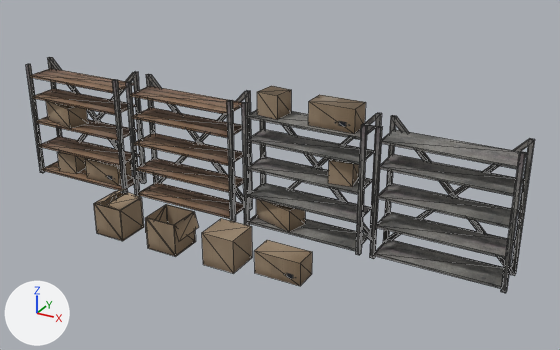
Before and after pictures for a commit that changed the glTF model godot/Assets/Storage room/PSX Storage Shelves Cardboard Boxes.glb.
Rendered twice from a camera (50 mm lens) standing at (6.37, -10.39, 6.15) and looking at (0.81, -0.28, 1.09). The axes (+X, +Y, +Z) are drawn at lower left. The lights are the same throughout. The picture after the commit comes second. Mesh edges are drawn as thin lines. Where no turn or scale is listed for an object, it has been applied to the vertices. Vertices at exactly the same position are counted once.

Objects in the first picture: 'Cardboard_box_01_Storage_Shelves_0', 'Cardboard_box_02_Storage_Shelves_0', 'Cardboard_box_03_Storage_Shelves_0', 'Cardboard_box_04_Storage_Shelves_0', 'Storage_Shelves_01_Storage_Shelves_0', 'Storage_Shelves_02_Storage_Shelves_0', 'Storage_Shelves_03_Storage_Shelves_0', 'Storage_Shelves_04_Storage_Shelves_0'.
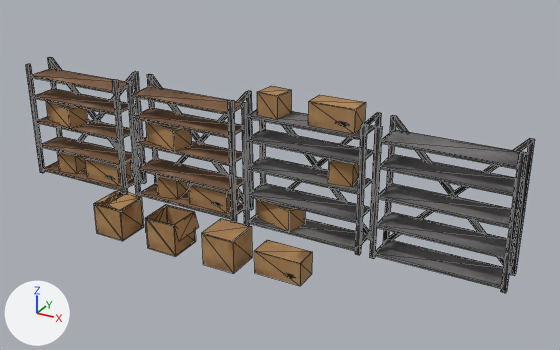
Commit message: updated storage rack

Where the change shows, as pixel boxes (x1, y1, x2, y2) in the pictures (560 x 350 px):
'Storage_Shelves_04_Storage_Shelves_0', recoloured, surface changed: (370, 115, 535, 293) in both
'Storage_Shelves_03_Storage_Shelves_0', recoloured, shading changed, surface changed, moved: before (242, 86, 382, 255); after (242, 86, 381, 255)
'Storage_Shelves_02_Storage_Shelves_0', reshaped, moved: before (126, 74, 252, 222); after (127, 74, 253, 222)
'Storage_Shelves_01_Storage_Shelves_0', recoloured, surface changed: (26, 57, 146, 194) in both
'Cardboard_box_03_Storage_Shelves_0', recoloured: (202, 218, 252, 273) in both
'Cardboard_box_02_Storage_Shelves_0', recoloured: (145, 204, 199, 256) in both
'Cardboard_box_04_Storage_Shelves_0', recoloured: (254, 240, 312, 286) in both
'Cardboard_box_01_Storage_Shelves_0', recoloured: (94, 190, 143, 241) in both
part 2 of me_storage_shelves_02_storage_shelves_0, added (brown): after (189, 183, 239, 213)
part 3 of me_storage_shelves_02_storage_shelves_0, added (brown): after (146, 121, 192, 152)
part 4 of me_storage_shelves_02_storage_shelves_0, added (brown): after (157, 176, 187, 199)
part 5 of me_storage_shelves_02_storage_shelves_0, surface changed: (127, 74, 252, 222) in both
part 6 of me_storage_shelves_02_storage_shelves_0, recoloured: (127, 74, 252, 222) in both
part 8 of me_storage_shelves_03_storage_shelves_0, shading changed: (289, 208, 305, 232) in both
part 9 of me_storage_shelves_03_storage_shelves_0, surface changed: (242, 102, 381, 255) in both

The change, as a list of edits to the scene's bpy script:
```text
Change me_storage_shelves_01_storage_shelves_0:
    where me_storage_shelves_01_storage_shelves_0.from_pydata(...)  # 112 vertices, 188 faces; spans x -1.07..1.07, y -0.29..0.35, z -1.08..1.12
    remove me_storage_shelves_01_storage_shelves_0.materials.append(mat_storage_shelves)  # picture img_image_0
    me_storage_shelves_01_storage_shelves_0 part 1: texture (UV) coordinates of 92 of 188 faces, centred in x -1.07..1.07, y -0.28..0.35, z -1.08..1.12, changed; they spanned u 0.01..0.99, v 0.68..0.96 and now span u 0.01..0.25, v 0.69..0.99
    add me_storage_shelves_01_storage_shelves_0.materials.append(mat_storage_shelves_001)  # picture img_storage_shelves_001_base_color
Change me_storage_shelves_02_storage_shelves_0:
    remove me_storage_shelves_02_storage_shelves_0.from_pydata(...)  # 88 vertices, 152 faces; spans x -1.07..1.07, y -0.28..0.35, z -1.08..1.12
    add me_storage_shelves_02_storage_shelves_0.from_pydata(...)  # 112 vertices, 188 faces; spans x -1.07..1.07, y -0.29..0.35, z -1.08..1.12
    me_storage_shelves_02_storage_shelves_0 part 2: a new loose piece, a box spanning x 0.08..0.86, y -0.2..0.2, z -0.98..-0.58, in mat_storage_shelves_001 (picture img_storage_shelves_001_base_color)
    me_storage_shelves_02_storage_shelves_0 part 3: 8 vertices added at x -0.87..-0.02, y -0.29..0.29, z 0.02..0.41
    me_storage_shelves_02_storage_shelves_0 part 4: 8 vertices added at x -0.67..-0.22, y -0.21..0.24, z -0.98..-0.58
    me_storage_shelves_02_storage_shelves_0 part 5: 92 kept faces spanning x -1.07..1.07, y -0.28..0.35, z -1.08..1.12 get new texture (UV) coordinates
    me_storage_shelves_02_storage_shelves_0 part 6: 152 faces spanning x -1.07..1.07, y -0.28..0.35, z -1.08..1.12 switch from mat_storage_shelves (picture img_image_0) to mat_storage_shelves_001 (picture img_storage_shelves_001_base_color)
Change me_storage_shelves_03_storage_shelves_0:
    where me_storage_shelves_03_storage_shelves_0.from_pydata(...)  # 120 vertices, 200 faces; spans x -1.07..1.07, y -0.29..0.35, z -1.08..1.32
    remove me_storage_shelves_03_storage_shelves_0.materials.append(mat_storage_shelves)  # picture img_image_0
    me_storage_shelves_03_storage_shelves_0 part 8: all 2 faces centred in x -0.16..-0.12, y -0.17..-0.04, z -0.85..-0.72 are now shaded smooth
    me_storage_shelves_03_storage_shelves_0 part 9: texture (UV) coordinates of 152 of 200 faces, centred in x -1.07..1.07, y -0.28..0.35, z -1.08..1.12, changed; they spanned u 0.01..0.99, v 0.68..0.99 and now span u 0.01..0.99, v 0.69..0.99
    add me_storage_shelves_03_storage_shelves_0.materials.append(mat_storage_shelves_001)  # picture img_storage_shelves_001_base_color
Change me_storage_shelves_04_storage_shelves_0:
    where me_storage_shelves_04_storage_shelves_0.from_pydata(...)  # 88 vertices, 152 faces; spans x -1.07..1.07, y -0.28..0.35, z -1.08..1.12
    remove me_storage_shelves_04_storage_shelves_0.materials.append(mat_storage_shelves)  # picture img_image_0
    me_storage_shelves_04_storage_shelves_0 part 7: texture (UV) coordinates of 152 of 152 faces, centred in x -1.07..1.07, y -0.28..0.35, z -1.08..1.12, changed; they spanned u 0.01..0.99, v 0.68..0.99 and now span u 0.01..0.99, v 0.69..0.99
    add me_storage_shelves_04_storage_shelves_0.materials.append(mat_storage_shelves_001)  # picture img_storage_shelves_001_base_color
Change me_cardboard_box_04_storage_shelves_0:
    where me_cardboard_box_04_storage_shelves_0.from_pydata(...)  # 8 vertices, 12 faces; spans x -0.391..0.391, y -0.195..0.195, z -0.195..0.195
    remove me_cardboard_box_04_storage_shelves_0.materials.append(mat_storage_shelves)  # picture img_image_0
    add me_cardboard_box_04_storage_shelves_0.materials.append(mat_storage_shelves_001)  # picture img_storage_shelves_001_base_color
Change me_cardboard_box_03_storage_shelves_0:
    where me_cardboard_box_03_storage_shelves_0.from_pydata(...)  # 8 vertices, 12 faces; spans x -0.279..0.279, y -0.279..0.279, z -0.279..0.279
    remove me_cardboard_box_03_storage_shelves_0.materials.append(mat_storage_shelves)  # picture img_image_0
    add me_cardboard_box_03_storage_shelves_0.materials.append(mat_storage_shelves_001)  # picture img_storage_shelves_001_base_color
Change me_cardboard_box_01_storage_shelves_0:
    where me_cardboard_box_01_storage_shelves_0.from_pydata(...)  # 20 vertices, 32 faces; spans x -0.279..0.279, y -0.279..0.279, z -0.279..0.387
    remove me_cardboard_box_01_storage_shelves_0.materials.append(mat_storage_shelves)  # picture img_image_0
    add me_cardboard_box_01_storage_shelves_0.materials.append(mat_storage_shelves_001)  # picture img_storage_shelves_001_base_color
Change me_cardboard_box_02_storage_shelves_0:
    where me_cardboard_box_02_storage_shelves_0.from_pydata(...)  # 20 vertices, 32 faces; spans x -0.304..0.356, y -0.279..0.279, z -0.279..0.279
    remove me_cardboard_box_02_storage_shelves_0.materials.append(mat_storage_shelves)  # picture img_image_0
    add me_cardboard_box_02_storage_shelves_0.materials.append(mat_storage_shelves_001)  # picture img_storage_shelves_001_base_color
Change ob_storage_shelves_02_storage_shelves_0:
    ob_storage_shelves_02_storage_shelves_0.location: (-1.18, 0.0, 1.08) -> (-1.16, 0.0, 1.08)
```
